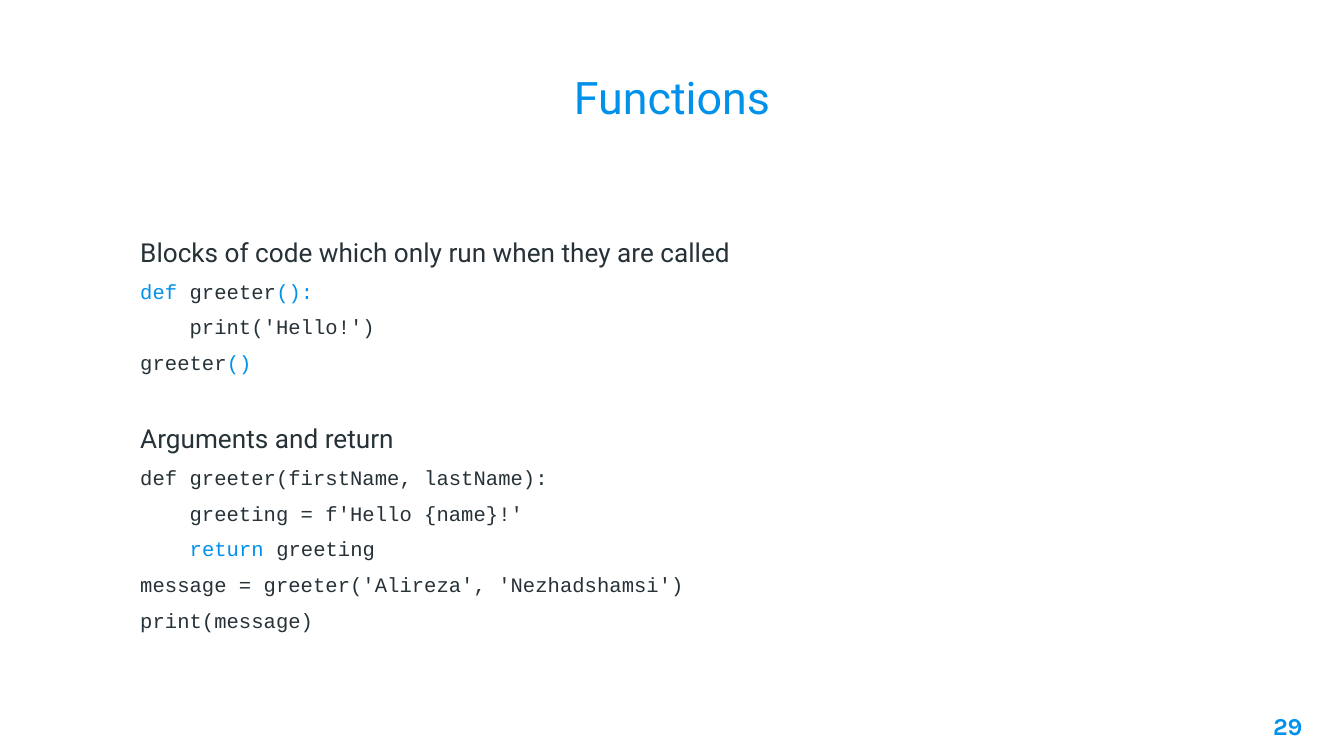
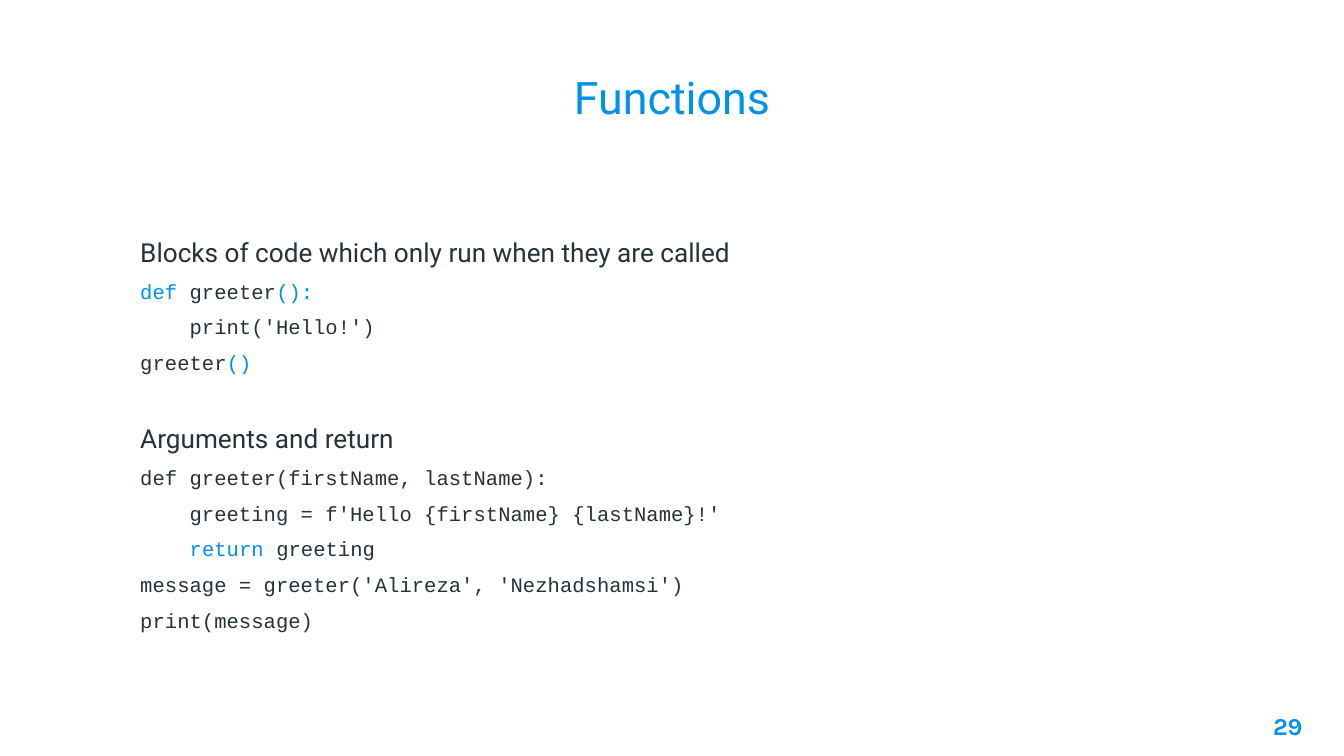
Before and after one commit to AleeRezaa/learn-python, a slide deck: slide 29 of Powerpoint/1 Python Basics.pptx. Drawn at 1344x756 pixels with LibreOffice and Linux fonts; fonts in the diff are those of the drawing; background and template pictures are left out. Boxes give left, top, right and bottom in pixels: in the first picture for what was removed or moved away, otherwise in the second. Text is boxed around its words. In the diff, an @@ line names an element or a change of style, - is before the commit and + after.

```diff
--- a/Powerpoint/1 Python Basics.pptx
+++ b/Powerpoint/1 Python Basics.pptx
@@ text at box(190, 506, 720, 526): text changed @@
-greeting = f'Hello {name}!'
+greeting = f'Hello {firstName} {lastName}!'
```
Also in this commit, not shown: 2 other slides changed, 1 other file.
